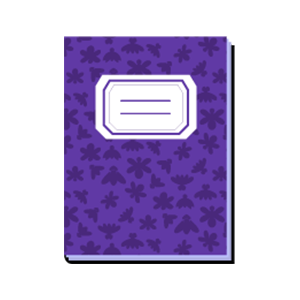
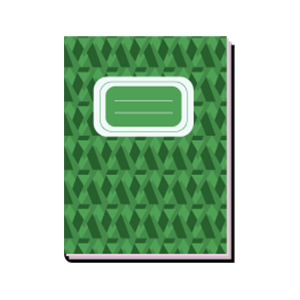
Revision of a layered w=300, h=300 image; what changed, layer by layer:
added group "cuadernos" with 5 layers above "libroA" over [64, 36, 235, 264]
added layer "2_3" in group "cuadernos" over [64, 36, 235, 263]
hid "2_2", moved it into group "cuadernos" over [64, 36, 235, 264]
